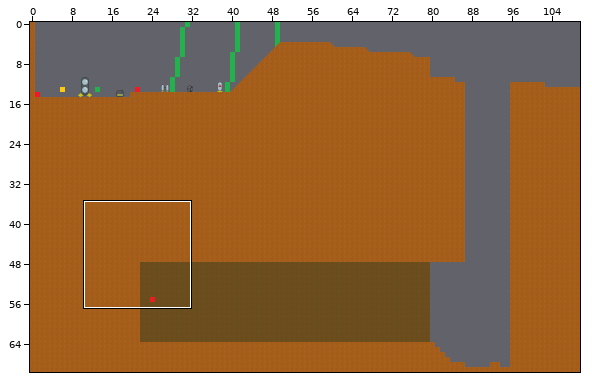
Level history. Tiled map (JSON): static/maps/world.json. Above, an overview of the earlier version with the close-up marked.
Close-up. Before:
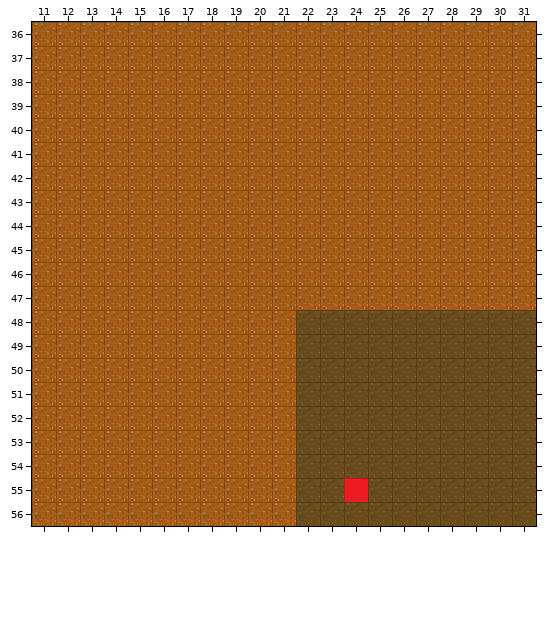
Cells are 16x16 px. Shown: x 11..31, y 36..56. The commit also changed other parts of the map, which this record leaves out.
The result:
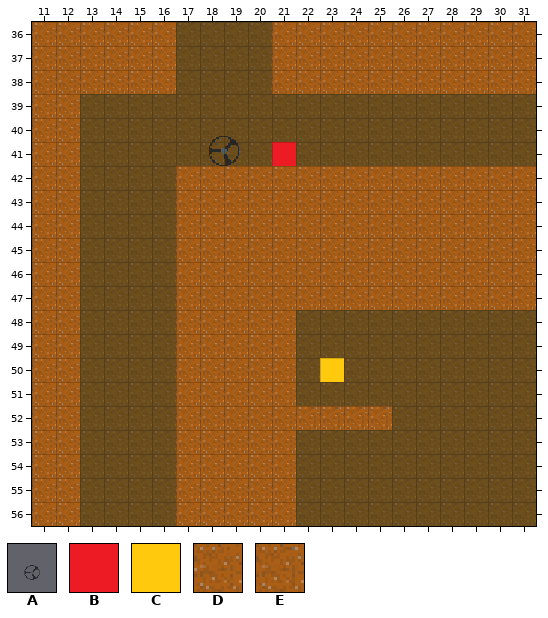
Key: from "big_tiles": A 2; from "tiles": B 0, C 1, D 3, E 6.
_ is an empty cell.
Objects are placed by their top-left corner, in cells (3,4 is the top-left corner of cell 3,4); size is 1x1 cell unless given.
From old to new:
{"where": "layer \"followers\""}
{"now": "C at 23,50"}
{"where": "layer \"items\""}
{"was": "outside this view", "now": "A \"steeringwheel\" at 17,39 size 4x4"}
{"where": "layer \"checkpoints\""}
{"now": "B \"checkpoint\" at 21,41"}
{"was": "B \"checkpoint\" at 24,55"}
{"where": "layer \"physical\""}
{"y":36,"x":17,"old":"DDDD","new":"____"}
{"y":37,"x":17,"old":"DDDD","new":"____"}
{"y":38,"x":17,"old":"DDDD","new":"____"}
{"y":39,"x":13,"old":"DDDDDDDDDDDDDDDDDDD","new":"___________________"}
{"y":40,"x":13,"old":"DDDDDDDDDDDDDDDDDDD","new":"___________________"}
{"y":41,"x":13,"old":"DDDDDDDDDDDDDDDDDDD","new":"___________________"}
{"y":42,"x":13,"old":"DDDD","new":"____"}
{"y":43,"x":13,"old":"DDDD","new":"____"}
{"y":44,"x":13,"old":"DDDD","new":"____"}
{"y":45,"x":13,"old":"DDDD","new":"____"}
{"y":46,"x":13,"old":"DDDD","new":"____"}
{"y":47,"x":13,"old":"DDDD","new":"____"}
{"y":48,"x":13,"old":"DDDD","new":"____"}
{"y":49,"x":13,"old":"DDDD","new":"____"}
{"y":50,"x":13,"old":"DDDD","new":"____"}
{"y":51,"x":13,"old":"DDDD","new":"____"}
{"y":52,"x":13,"old":"DDDD","new":"____"}
{"y":52,"x":22,"old":"____","new":"EEEE"}
{"y":53,"x":13,"old":"DDDD","new":"____"}
{"y":54,"x":13,"old":"DDDD","new":"____"}
{"y":55,"x":13,"old":"DDDD","new":"____"}
{"y":56,"x":13,"old":"DDDD","new":"____"}
{"label":"changed","picture_box":[80,22,536,526]}
